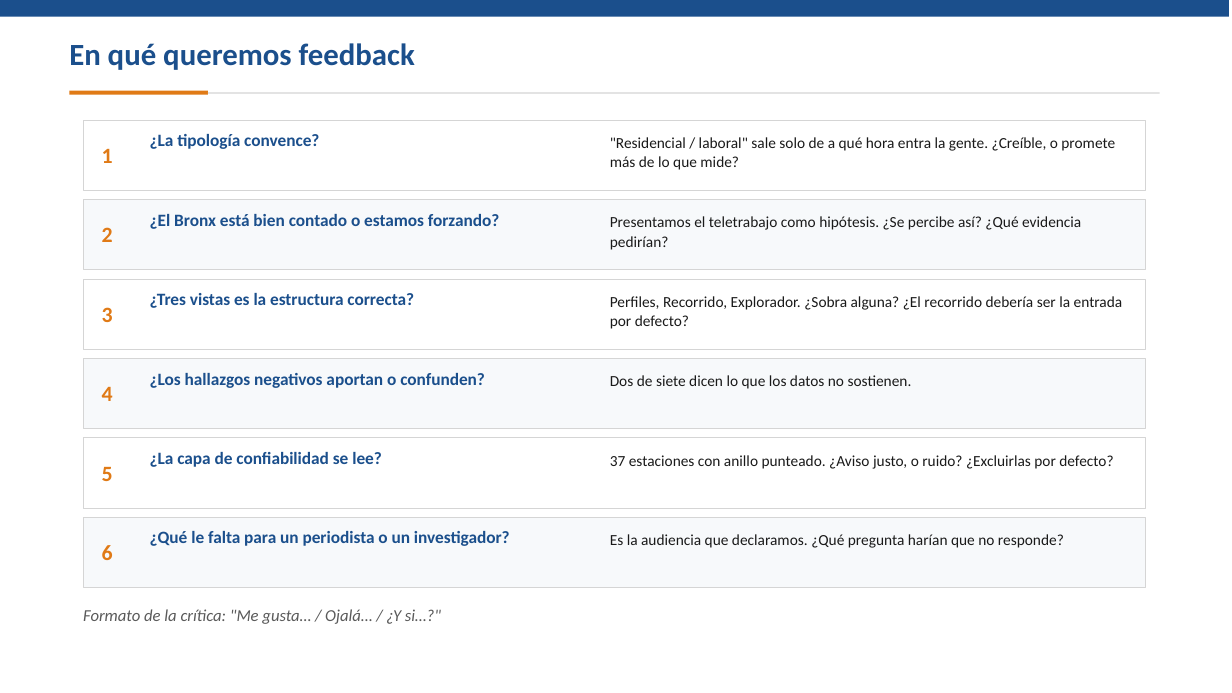
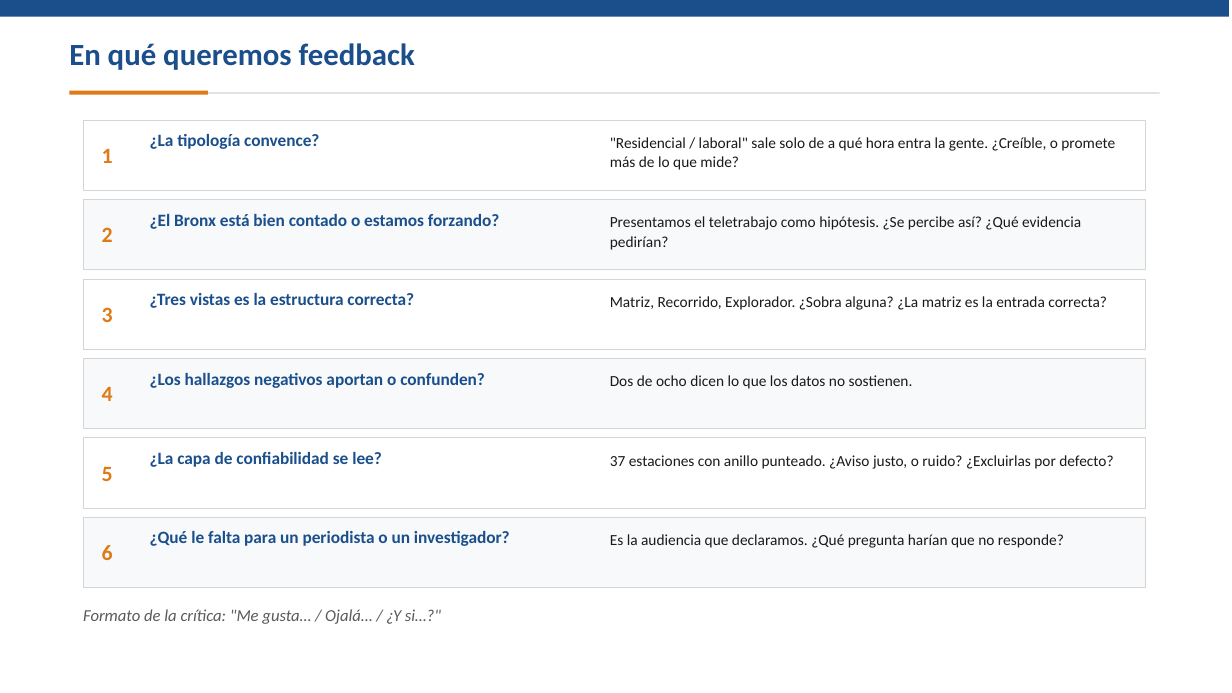
Before and after one commit to stewartmb/data-visualization-2026-2, a slide deck: slide 8 of deliveries/week10/PresentationWeek10.pptx. Drawn at 1232x693 pixels with LibreOffice and Linux fonts; fonts in the diff are those of the drawing. Boxes give left, top, right and bottom in pixels: in the first picture for what was removed or moved away, otherwise in the second. Text is boxed around its words. In the diff, an @@ line names an element or a change of style, - is before the commit and + after.

Commit message:
Make the matrix the main view and raise the charts
Matriz: 428 stations x 168 hours or 60 months, three lenses, phase bands,
synced strips below. New charts: 24 h clocks (also as map glyphs), weekly
diverging bars, beeswarm by borough, slopegraph of asymmetry. New finding:
the week tilted (Thursday-Friday mornings lost, weekend gained). Week 10
report, README, script, deck and captures updated.

```diff
--- a/deliveries/week10/PresentationWeek10.pptx
+++ b/deliveries/week10/PresentationWeek10.pptx
@@ text at <box>610,296,1107,310</box>: text changed @@
-Perfiles, Recorrido, Explorador. ¿Sobra alguna? ¿El recorrido debería ser la entrada por defecto?
+Matriz, Recorrido, Explorador. ¿Sobra alguna? ¿La matriz es la entrada correcta?
@@ text at <box>610,375,913,389</box>: text changed @@
-Dos de siete dicen lo que los datos no sostienen.
+Dos de ocho dicen lo que los datos no sostienen.
```
Also in this commit, not shown: 1 other slide changed, 56 other files.
